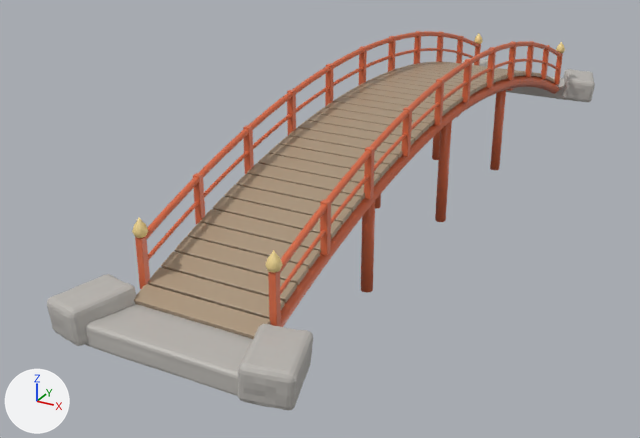
The glTF model showcase/models/bridge.glb as it was, and as the next commit left it.
The view is the same before and after, from a 50 mm lens placed at (8.09, -19.33, 7.67), pointed at (-1.56, -1.79, -1.11). The lights are fixed; the arrows at lower left show +X, +Y and +Z. The older version comes first. Objects named as collision shapes, trigger or cutter boxes, shadow casters or lower levels of detail are left out. Where no turn or scale is listed for an object, it has been applied to the vertices. Vertices at exactly the same position are counted once.

Before the edit, the objects in view are built like this:
```python
me_cube = bpy.data.meshes.new('Cube')
me_cube.from_pydata(...)  # 14880 vertices, 29348 faces; spans x -2.5..2.5, y -1.3..18.9, z -1.5..2.6
# faces by material slot: [4752, 5652, 512, 18432]
me_cube.materials.append(mat_wood)  # beige #aa957c
me_cube.materials.append(mat_lacquer)  # orange #da6c45
me_cube.materials.append(mat_gold)  # yellow #f3da95
me_cube.materials.append(mat_granite)  # grey #bcb8b3
ob_bridge = bpy.data.objects.new('bridge', me_cube)
ob_bridge.location = (0.0, -8.81, 0.22)
```
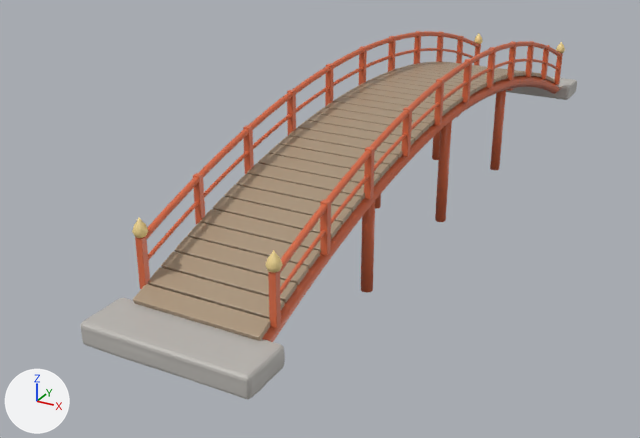
Boxes (x1, y1, x2, y2) around the edits, measured in the pictures (640 x 438 px):
'bridge', reshaped (9% narrower)
    before: (47, 31, 595, 410)
    after: (81, 31, 577, 399)
part 1 of me_cube, deleted
    before: (238, 324, 313, 410)
part 2 of me_cube, deleted (mostly hidden)
    before: (462, 58, 488, 67)
part 3 of me_cube, deleted
    before: (47, 274, 136, 346)
part 4 of me_cube, deleted
    before: (563, 69, 595, 102)

Patch to the scene script:
```diff
--- a/showcase/models/bridge.glb.py
+++ b/showcase/models/bridge.glb.py
@@ me_cube @@
 # used by ob_bridge; location = (0.0, -8.81, 0.22)
-me_cube.from_pydata(...)  # 14880 vertices, 29348 faces; spans x -2.5..2.5, y -1.3..18.9, z -1.5..2.6
+me_cube.from_pydata(...)  # 8728 vertices, 17060 faces; spans x -1.7..1.7, y -1.2..18.8, z -1.5..2.6
+# me_cube part 1: the loose piece of 1538 vertices spanning x 1.2..2.5, y -1.3..0.1, z -0.6..0.2 is deleted
+# me_cube part 2: the loose piece of 1538 vertices spanning x -2.5..-1.2, y 17.5..18.9, z -0.6..0.2 is deleted
+# me_cube part 3: the loose piece of 1538 vertices spanning x -2.5..-1.2, y -1.3..0.1, z -0.6..0.2 is deleted
+# me_cube part 4: the loose piece of 1538 vertices spanning x 1.2..2.5, y 17.5..18.9, z -0.6..0.2 is deleted
 me_cube.materials.append(mat_wood)
```
